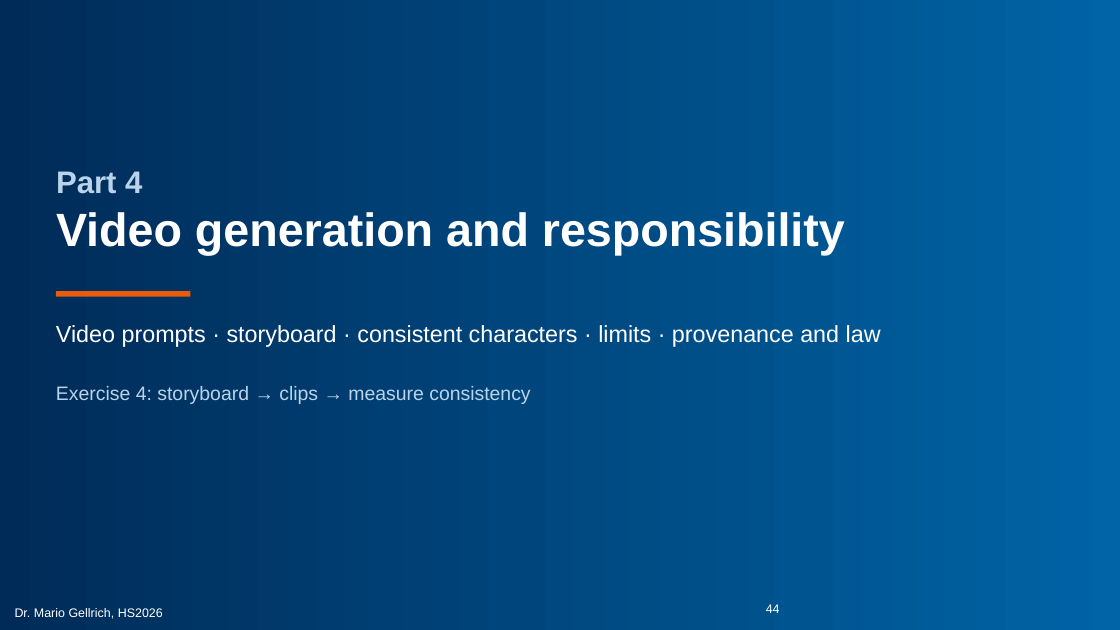
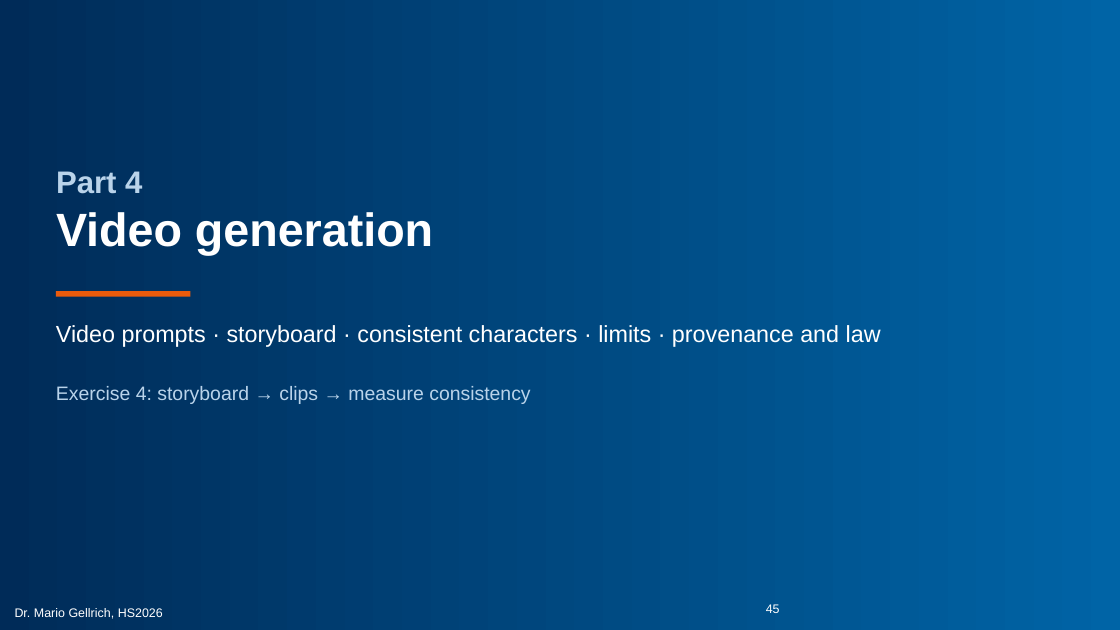
Before and after one commit to mario-gellrich-zhaw/multimodal_extraction_generation, a slide deck: slide 45 of slides/Slides_MSC_Data_Science_Week_13_EN_barrierefrei.pptx (slide 44 before the commit). Drawn at 1120x630 pixels with LibreOffice and Linux fonts; fonts in the diff are those of the drawing; background and template pictures are left out. Boxes give left, top, right and bottom in pixels: in the first picture for what was removed or moved away, otherwise in the second. Text is boxed around its words. In the diff, an @@ line names an element or a change of style, - is before the commit and + after.

```diff
--- a/slides/Slides_MSC_Data_Science_Week_13_EN_barrierefrei.pptx
+++ b/slides/Slides_MSC_Data_Science_Week_13_EN_barrierefrei.pptx
@@ title at [56,212,433,255]: text changed @@
-Video generation and responsibility
+Video generation
@@ text at [766,604,780,613]: text changed @@
-44
+45
```
Also in this commit, not shown: 56 other slides changed, 1 slide added, 11 other files.
